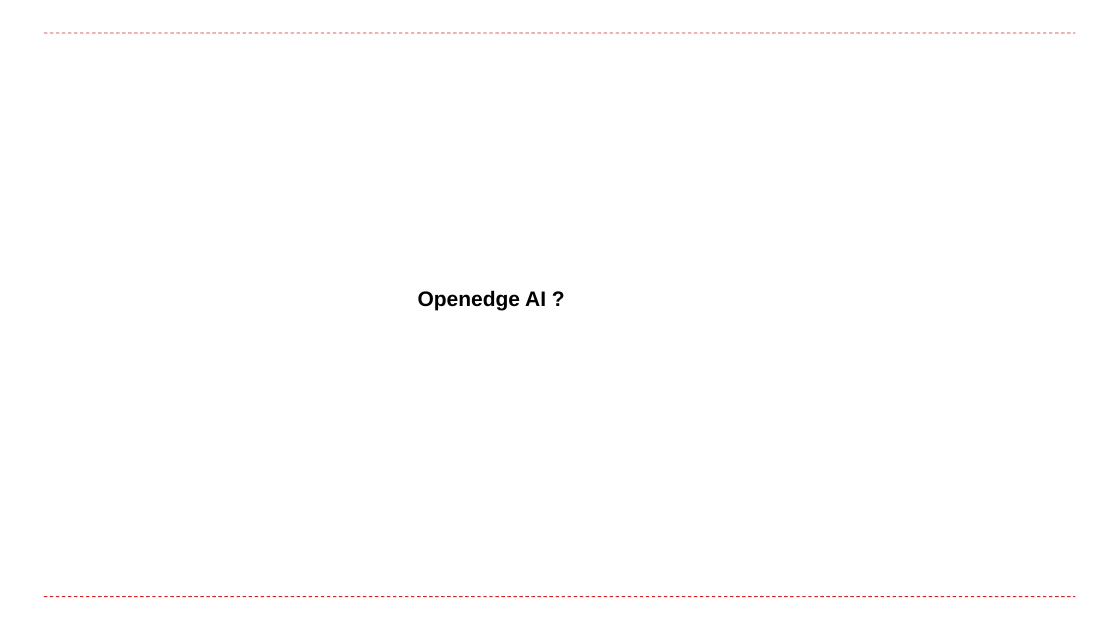
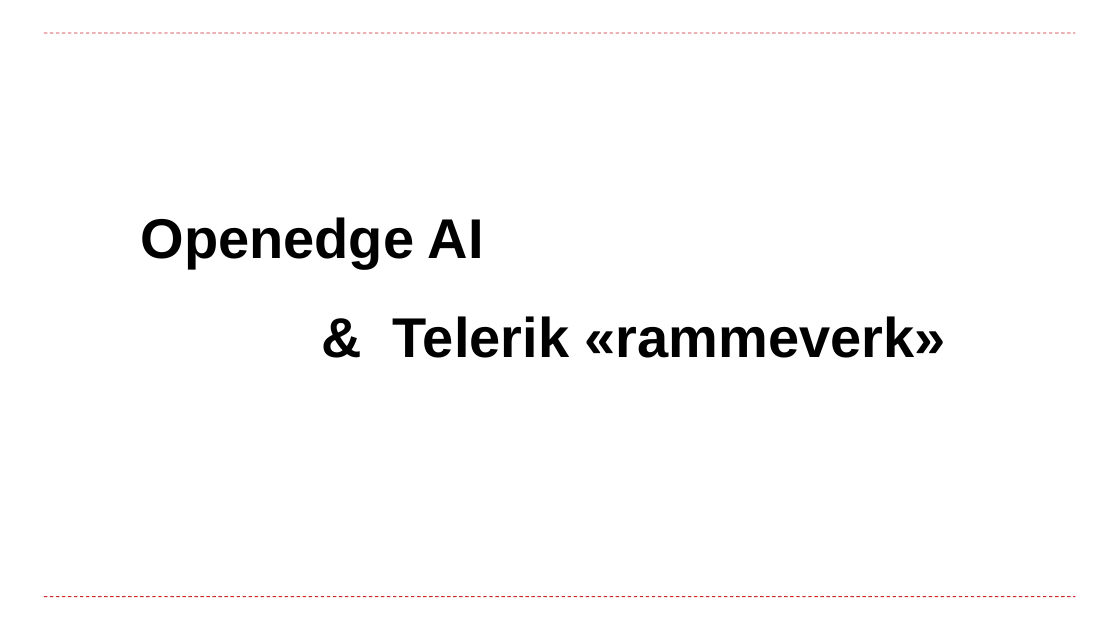
Before and after one commit to curtoldenborg/mcp, a slide deck: slide 1 of resources/documents/Brukerforeningen_2026.pptx. Drawn at 1120x630 pixels with LibreOffice and Linux fonts; fonts in the diff are those of the drawing; background and template pictures are left out. Boxes give left, top, right and bottom in pixels: in the first picture for what was removed or moved away, otherwise in the second. Text is boxed around its words. In the diff, an @@ line names an element or a change of style, - is before the commit and + after.

```diff
--- a/resources/documents/Brukerforeningen_2026.pptx
+++ b/resources/documents/Brukerforeningen_2026.pptx
@@ text at (141,217,484,268): text changed; size 18 to 48 pt @@
-Openedge AI ?
+Openedge AI
@@ text added at (393,316,946,358), 48 pt, text #000000, bold @@
+& Telerik «rammeverk»
```
Also in this commit, not shown: 21 slides added, 25 slides removed, 2 other files.
